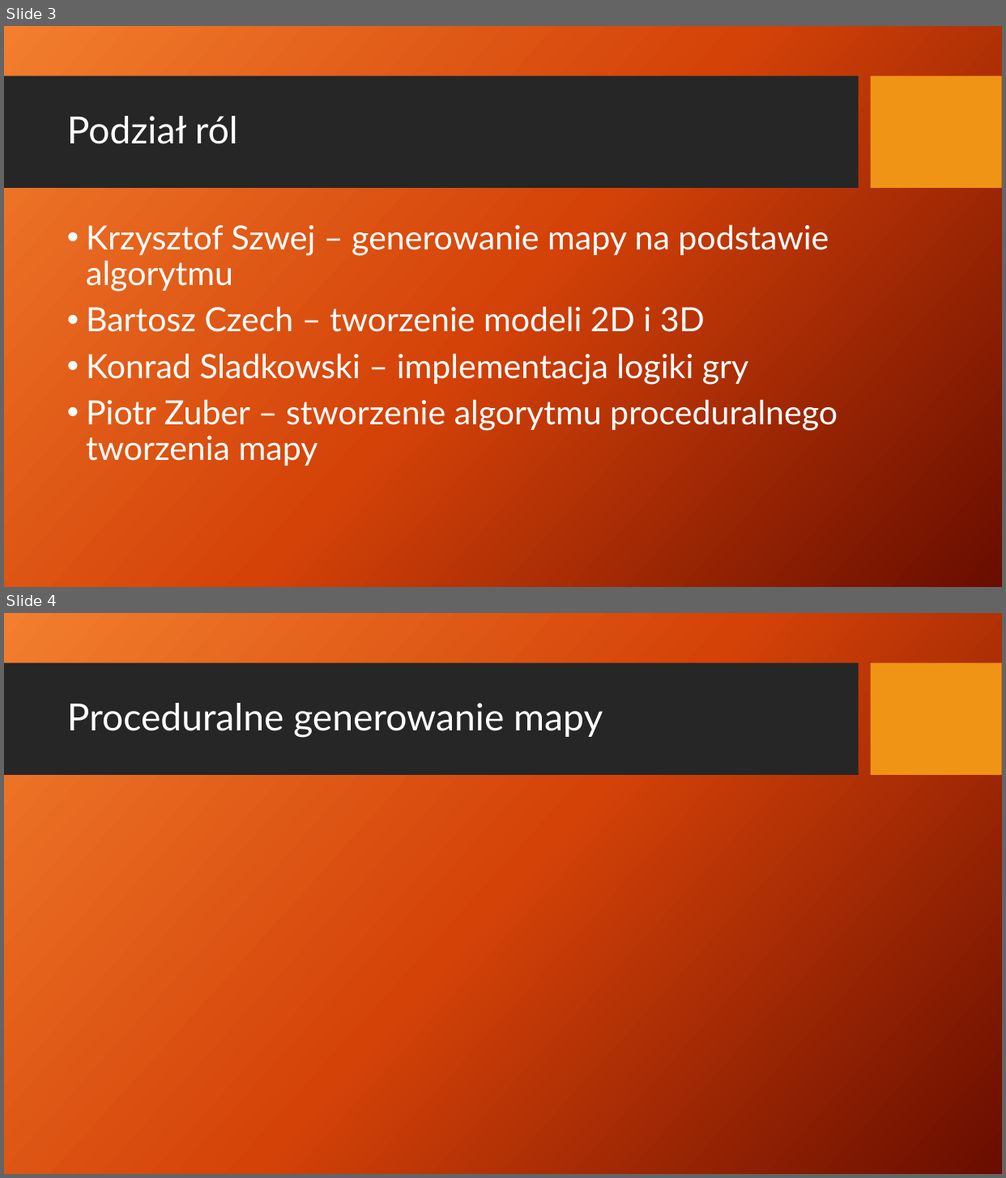
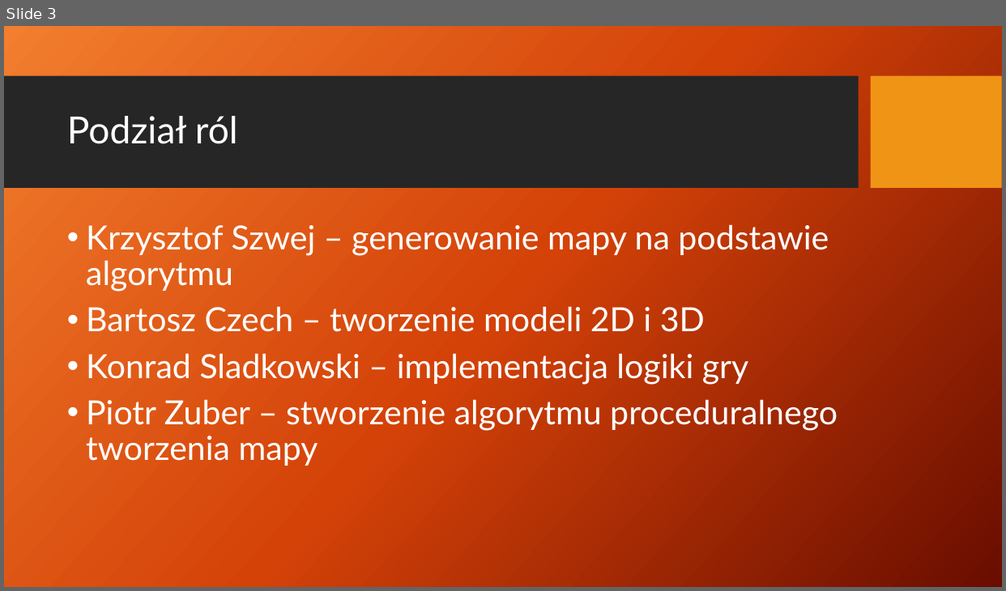
Before and after one commit to FakeOrganization-TD/TowerDefence, a slide deck: Prezentacje/Prez 2 - oceniana.pptx. Shown one above the other, each under a label of ours: slides 3 and 4 before the commit, slide 3 after it. The pictures are 1006x1178 and 1006x591 pixels, drawn with LibreOffice and Linux fonts; fonts in the diff are those of the drawing; background and template pictures are left out. Boxes give left, top, right and bottom in pixels: in the first picture for what was removed or moved away, otherwise in the second. Text is boxed around its words. In the diff, an @@ line names an element or a change of style, - is before the commit and + after.

```diff
--- a/Prezentacje/Prez 2 - oceniana.pptx
+++ b/Prezentacje/Prez 2 - oceniana.pptx
@@ slide 4 removed at (4,613,1002,1174), background picture (left out); not listed: 2 template elements that a slide beside it also shows @@
@@ title removed at (67,703,603,738) @@
-Proceduralne generowanie mapy
```
Also in this commit, not shown: 4 slides added, 1 other file.
